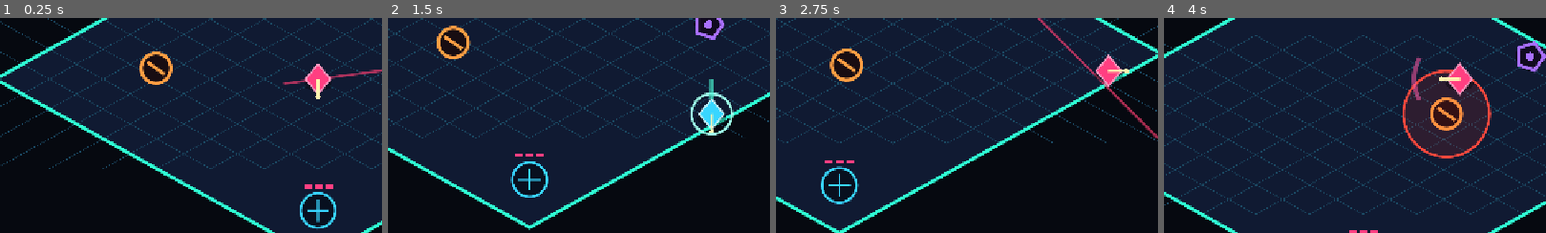
Above: before the commit, frames 1-4 (left to right).
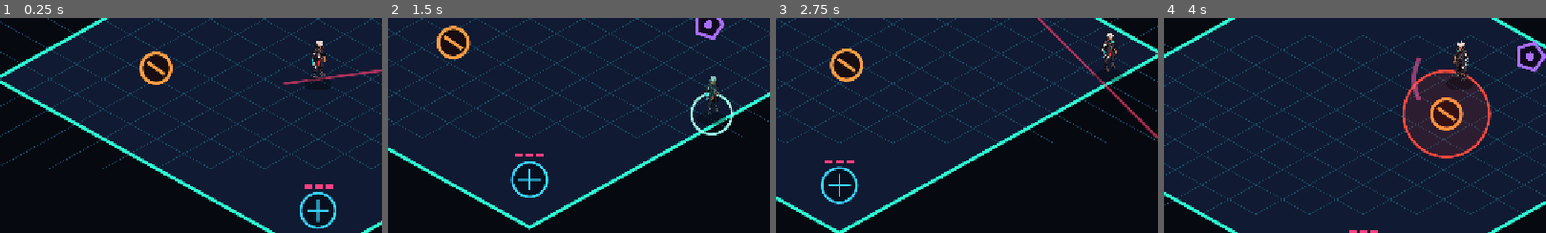
Above: after the commit, the same moments.

Repository: pvoliveira2002/divida-Fantasma
Game: Godot game, scene res://scenes/main.tscn
The game is run twice, just before and just after one commit, with the same random seed, the same clock (stepped at 60 frames per second) and the same inputs.
Inputs (mouse positions are % of the whole screen's width and height, from its top left):
- Up to frame 1 (0.25 s): no input
- Up to frame 2 (1.5 s): tap Enter at 0.5 s; move the mouse to (72, 45) at 0.52 s; hold D (move_right) 0.53-1.28 s; tap Shift at 0.6 s; click (72, 45) at 0.67 s; tap Space at 0.77, 1.07 s; tap Ctrl at 0.8, 1.35 s; move the mouse to (30, 55) at 1.27 s; hold S (move_down) from 1.28 s (still down); click (30, 55) at 1.42 s
- Up to frame 3 (2.75 s): tap Space at 1.52, 1.55, 1.82, 2.1 s; move the mouse to (60, 28) at 2.02 s; release S (move_down) at 2.03 s; hold D (move_right) from 2.03 s (still down); click (60, 28) at 2.17 s; tap Shift at 2.3 s
- Up to frame 4 (4 s): move the mouse to (45, 70) at 2.77 s; release D (move_right) at 2.78 s; hold W (move_up) 2.78-3.53 s; tap Shift at 2.85 s; click (45, 70) at 2.92 s; tap Space at 3.02, 3.32, 3.77, 3.8 s; tap Ctrl at 3.05, 3.6 s; move the mouse to (80, 65) at 3.52 s; hold A (move_left) from 3.53 s (still down); click (80, 65) at 3.67 s
The pictures show only the part of the screen within x 8-58%, y 36-86%; the shares and areas given below are measured in that part.

The runs differ from the first frame. In frame 1, 0.9% of the frame differs, in the area x 79-87%, y 10-38%; in frame 2, 0.8%; in frame 3, 0.9%; in frame 4, 0.9%, in the area x 72-81%, y 10-37%.

Commit message:
feat: integra poses direcionais do protagonista

Diff:
--- a/scenes/player.tscn
+++ b/scenes/player.tscn
@@ -1,6 +1,7 @@
-[gd_scene load_steps=4 format=3]
+[gd_scene load_steps=5 format=3]
 
 [ext_resource type="Script" path="res://scripts/player.gd" id="1_player"]
+[ext_resource type="Texture2D" path="res://assets/characters/protagonist_01/directional_base_v1.png" id="2_protagonist"]
 
 [sub_resource type="CircleShape2D" id="Circle_player"]
 radius = 18.0
@@ -17,6 +18,13 @@
 [node name="CollisionShape2D" type="CollisionShape2D" parent="."]
 shape = SubResource("Circle_player")
 
+[node name="CharacterVisual" type="Sprite2D" parent="."]
+texture = ExtResource("2_protagonist")
+position = Vector2(0, -29)
+scale = Vector2(0.12, 0.12)
+hframes = 2
+vframes = 2
+
 [node name="AttackArea" type="Area2D" parent="."]
 collision_layer = 0
 collision_mask = 4
--- a/scripts/player.gd
+++ b/scripts/player.gd
@@ -35,6 +35,7 @@
 
 @onready var attack_area: Area2D = $AttackArea
 @onready var attack_collision: CollisionShape2D = $AttackArea/CollisionShape2D
+@onready var character_visual: Sprite2D = $CharacterVisual
 
 var facing_direction := Vector2.DOWN
 var attack_state := AttackState.READY
@@ -49,6 +50,7 @@
 var current_health: int
 var is_dead := false
 var controls_enabled := true
+var visual_horizontal_direction := 1
 
 
 func _ready() -> void:
@@ -56,6 +58,7 @@
 	add_to_group("player")
 	attack_area.area_entered.connect(_on_attack_area_entered)
 	attack_area.body_entered.connect(_on_attack_body_entered)
+	_update_character_visual()
 
 
 func _unhandled_input(event: InputEvent) -> void:
@@ -75,6 +78,7 @@
 func _physics_process(delta: float) -> void:
 	if is_dead:
 		velocity = Vector2.ZERO
+		_update_character_visual()
 		return
 	damage_flash_left = maxf(damage_flash_left - delta, 0.0)
 	dodge_cooldown_left = maxf(dodge_cooldown_left - delta, 0.0)
@@ -84,6 +88,7 @@
 	if is_dodging:
 		velocity = dodge_direction * dodge_speed
 		move_and_slide()
+		_update_character_visual()
 		queue_redraw()
 		return
 
@@ -91,11 +96,14 @@
 	if input_direction != Vector2.ZERO:
 		if attack_state == AttackState.READY:
 			facing_direction = input_direction
+			if absf(input_direction.x) > 0.1:
+				visual_horizontal_direction = 1 if input_direction.x > 0.0 else -1
 		velocity = velocity.move_toward(input_direction * move_speed, acceleration * delta)
 	else:
 		velocity = velocity.move_toward(Vector2.ZERO, deceleration * delta)
 
 	move_and_slide()
+	_update_character_visual()
 	queue_redraw()
 
 
@@ -105,11 +113,14 @@
 
 	if direction.length_squared() > 0.001:
 		facing_direction = direction.normalized()
+		if absf(facing_direction.x) > 0.1:
+			visual_horizontal_direction = 1 if facing_direction.x > 0.0 else -1
 
 	attack_state = AttackState.WINDUP
 	attack_time_left = windup_duration
 	attack_area.rotation = facing_direction.angle()
 	hit_targets.clear()
+	_update_character_visual()
 	queue_redraw()
 	return true
 
@@ -120,10 +131,13 @@
 
 	dodge_direction = direction.normalized() if direction.length_squared() > 0.001 else facing_direction
 	facing_direction = dodge_direction
+	if absf(facing_direction.x) > 0.1:
+		visual_horizontal_direction = 1 if facing_direction.x > 0.0 else -1
 	is_dodging = true
 	dodge_time_left = dodge_duration
 	dodge_cooldown_left = dodge_cooldown
 	dodge_started.emit()
+	_update_character_visual()
 	queue_redraw()
 	return true
 
@@ -209,25 +223,29 @@
 			attack_landed.emit(target.global_position)
 
 
+func _update_character_visual() -> void:
+	var faces_down := facing_direction.y >= 0.0
+	if faces_down:
+		character_visual.frame = 0 if visual_horizontal_direction > 0 else 2
+	else:
+		character_visual.frame = 1 if visual_horizontal_direction > 0 else 3
+
+	if is_dead:
+		character_visual.modulate = Color(0.45, 0.48, 0.55, 0.8)
+	elif damage_flash_left > 0.0:
+		character_visual.modulate = Color(1.0, 0.55, 0.55)
+	elif is_dodging:
+		character_visual.modulate = Color(0.65, 1.0, 1.0, 0.85)
+	else:
+		character_visual.modulate = Color.WHITE
+
+
 func _draw() -> void:
 	# Formas provisórias: sombra, corpo e indicador da direção atual.
 	draw_set_transform(Vector2(0, 8), 0.0, Vector2(1.0, 0.45))
 	draw_circle(Vector2.ZERO, 24.0, Color(0.0, 0.0, 0.0, 0.35))
 	draw_set_transform(Vector2.ZERO)
 
-	var body := PackedVector2Array([
-		Vector2(0, -25),
-		Vector2(21, 0),
-		Vector2(0, 25),
-		Vector2(-21, 0),
-	])
-	var body_color := Color("4c5366") if is_dead else (Color("ffffff") if damage_flash_left > 0.0 else (Color("38d6ff") if is_dodging else Color("ff3f81")))
-	var outline_color := Color("c2f6ff") if is_dodging else Color("ff9bc2")
-	draw_colored_polygon(body, body_color)
-	draw_polyline(body + PackedVector2Array([body[0]]), outline_color, 3.0, true)
-	draw_line(Vector2.ZERO, facing_direction * 30.0, Color("fff4b0"), 4.0, true)
-	draw_circle(facing_direction * 30.0, 4.0, Color("fff4b0"))
-
 	if attack_state != AttackState.READY:
 		var attack_color := Color("fff4b0") if attack_state == AttackState.ACTIVE else Color(1.0, 0.35, 0.65, 0.55)
 		var direction_angle := facing_direction.angle()
Binary file added: assets/characters/protagonist_01/directional_base_v1.png
Not shown, changed: STATUS_PROJETO.md
